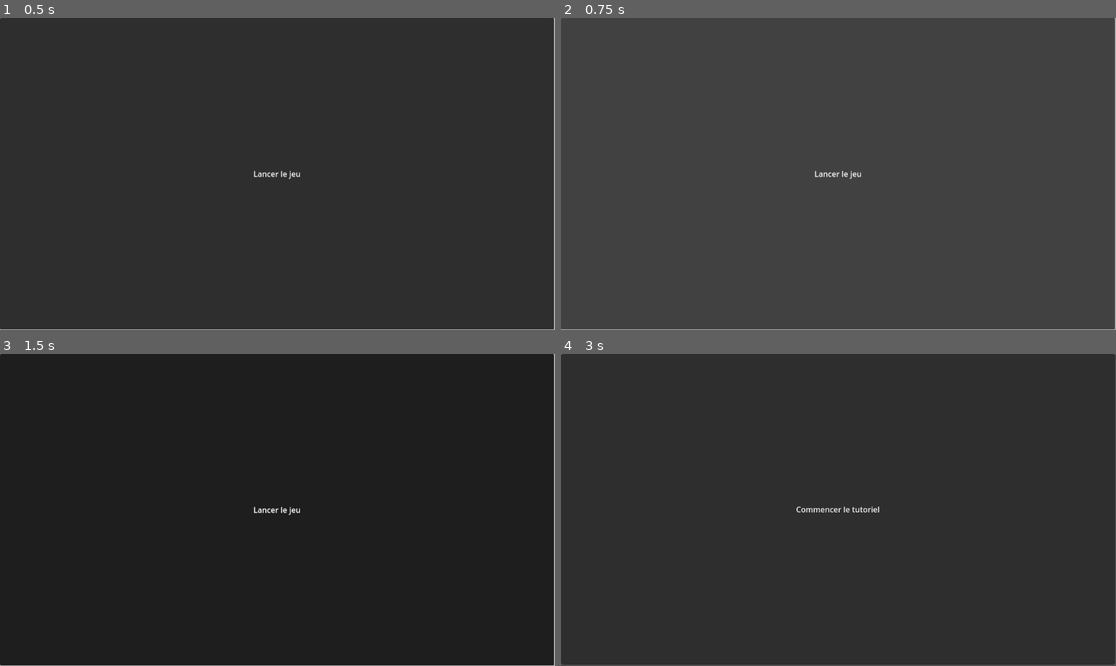
Above: before the commit, frames 1-4 (two rows, left to right).
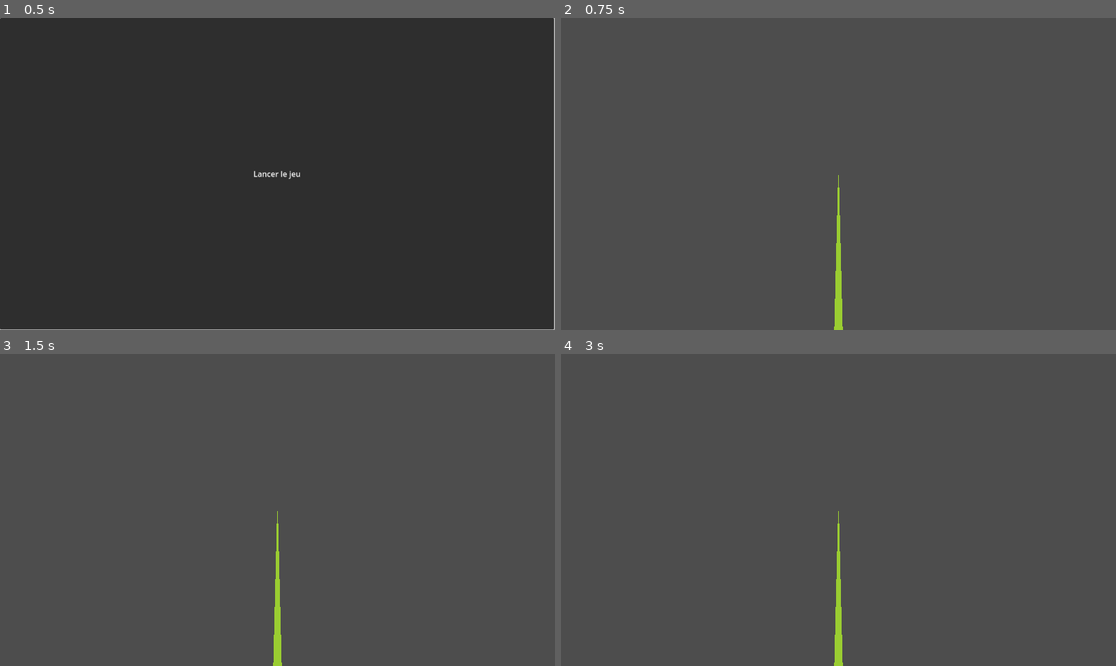
Above: after the commit, the same moments.

Repository: pkostic-dev/game-wraith-hunter
Game: Godot game, scene res://menu/main_menu.tscn
The game is run twice, just before and just after one commit, with the same random seed, the same clock (stepped at 60 frames per second) and the same inputs. This scene is started directly instead of the project's main scene. Sound files missing from this copy of the repository are replaced by a short silence.
Inputs (mouse positions are in pixels of both pictures, inside the frame that each line leads up to):
- Up to frame 1 (0.5 s): no input
- Up to frame 2 (0.75 s): click "Lancer le jeu" at 0.5 s
- Up to frame 3 (1.5 s): tap Enter at 1.25 s; move the mouse to (399, 494) at 1.27 s; hold Right (ui_right) from 1.28 s (still down); click (399, 494) at 1.42 s
- Up to frame 4 (3 s): release Right (ui_right) at 2 s; tap Space at 2 s; drag from (727, 525) to (810, 572) at 2.02 s; click (838, 510) at 2.75 s, where only the run before the commit has a clickable "Accéder aux paramètres"

Frame 1 is identical in both runs. In frame 2, 1.0% of the frame differs, in the area x 0-100%, y 0-100%; in frame 3, 100%; in frame 4, 99%.
Error after the commit: Invalid access to property or key 'finished' on a base object of type 'null instance'. (res://sequences/tutorial/tutorial_sequence.gd:54)

Commit message:
Implement on start game pressed

Diff:
--- a/Wraith_Hunter/menu/main_menu.gd
+++ b/Wraith_Hunter/menu/main_menu.gd
@@ -1,5 +1,11 @@
 extends Node3D
+
+
 var focus_button
+
+var TUTORIAL_SEQUENCE := "res://sequences/tutorial/tutorial_sequence.tscn"
+var OPENING_SEQUENCE := "res://sequences/opening/opening_sequence.tscn"
+
 
 func _ready():
 
@@ -17,10 +23,12 @@
 	print("premier focus")
 	print(focus_button)
 
+
 func _input(event):
 	print(event.as_text())
 	var buttons = get_tree().get_nodes_in_group("buttons")
 	Swipe.swipe_event(event, $Container, buttons)
+
 
 func _on_swipe_left():
 	print("start swipe left button")
@@ -30,6 +38,7 @@
 	print("end swipe left focus")
 	print(focus_button)
 
+
 func _on_swipe_right():
 	print("start swipe right button")
 	print(focus_button)
@@ -38,16 +47,23 @@
 	print("end swipe right focus")
 	print(focus_button)
 
+
 func _on_settings_pressed():
-		print("chargement scene settings_menu")
-		Global.goto_scene("res://menu/settings_menu.tscn")
+	print("chargement scene settings_menu")
+	Global.goto_scene("res://menu/settings_menu.tscn")
+
 
 func _on_start_game_pressed():
-	pass # Replace with function body.
+	if Global.first_playthrough:
+		Global.goto_scene(TUTORIAL_SEQUENCE)
+	else:
+		Global.goto_scene(OPENING_SEQUENCE)
+
 
 func _on_start_game_focus_entered():
 	%StartGameSound.play()
 
 
+
 func _on_settings_focus_entered():
 	%SettingsSound.play()
